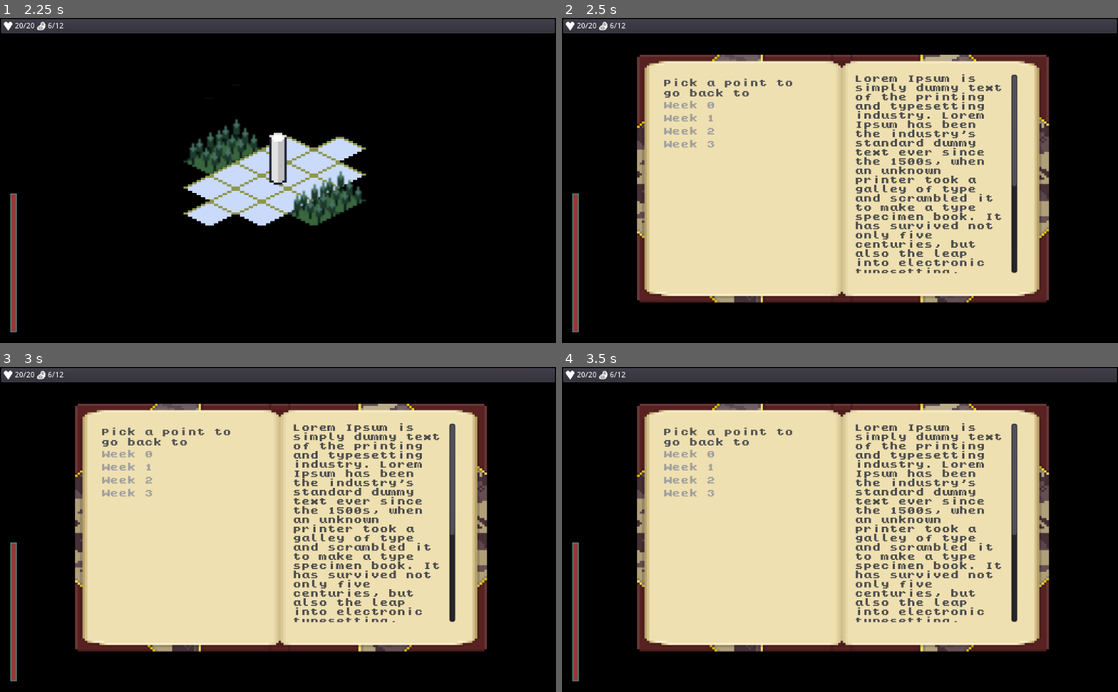
Above: before the commit, frames 1-4 (two rows, left to right).
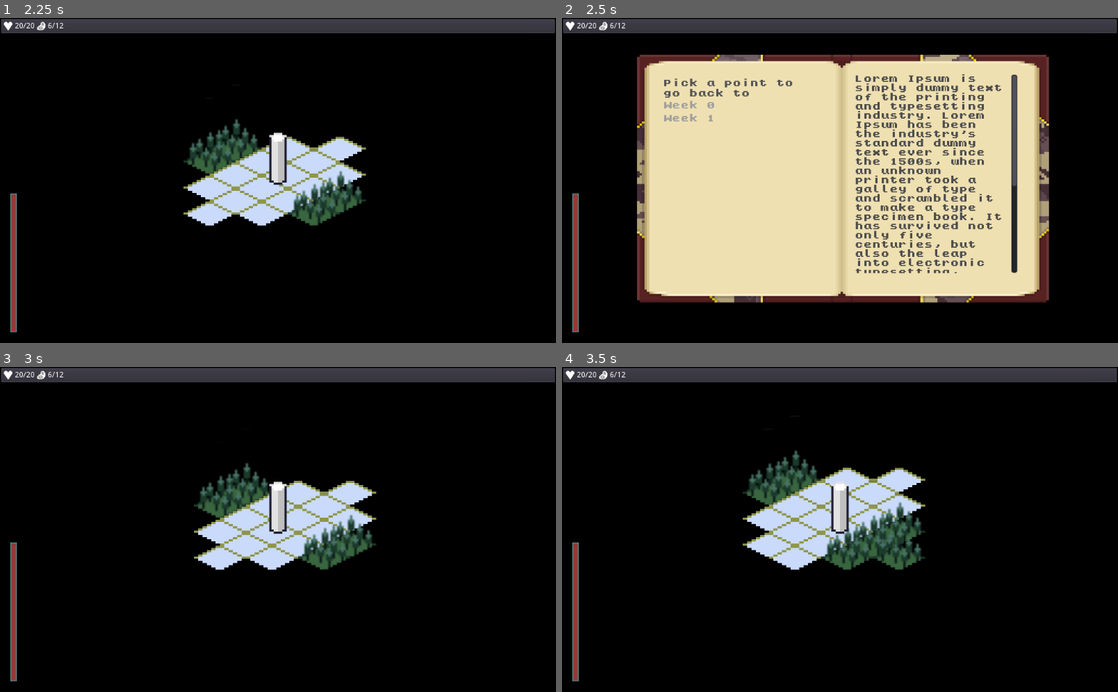
Above: after the commit, the same moments.

Repository: ZeeHatcher/project-forgotten
Game: Godot game, scene res://scenes/start_screen/start_screen.tscn
The game is run twice, just before and just after one commit, with the same random seed, the same clock (stepped at 60 frames per second) and the same inputs.
Inputs (mouse positions are in pixels of both pictures, inside the frame that each line leads up to):
- Up to frame 1 (2.25 s): tap Enter (ui_accept) at 0.5, 0.77, 0.8, 1.07, 2, 2.1 s; move the mouse to (400, 164) at 0.52 s; hold D (move_right) 0.53-1.25 s; tap Tab (journal) at 0.6 s; click (400, 164) at 0.67 s; click "Start" at 1.25 s; move the mouse to (166, 196) at 2.02 s; hold S (move_down) from 2.03 s (still down)
- Up to frame 2 (2.5 s): keep holding S (move_down); tap Enter (ui_accept) at 2.27 s; tap Tab (journal) at 2.3 s
- Up to frame 3 (3 s): tap Enter (ui_accept) at 2.57, 2.75 s; move the mouse to (333, 458) at 2.77 s; release S (move_down) at 2.78 s; hold D (move_right) from 2.78 s (still down); tap Tab (journal) at 2.85 s
- Up to frame 4 (3.5 s): keep holding D (move_right); tap Enter (ui_accept) at 3.05 s

Frame 1 is identical in both runs. In frame 2, 0.2% of the frame differs, in the area x 18-28%, y 33-40%; in frame 3, 56%, in the area x 13-88%, y 11-88%; in frame 4, 56%.

Commit message:
added multiple save system to work with UI

Diff:
--- a/main.tscn
+++ b/main.tscn
@@ -16,6 +16,7 @@
 [ext_resource path="res://temperature_bar.gd" type="Script" id=14]
 [ext_resource path="res://misc/random_event_tiles.gd" type="Script" id=15]
 [ext_resource path="res://resources/terrain_tileset.tres" type="TileSet" id=16]
+[ext_resource path="res://misc/gamesave_service.gd" type="Script" id=17]
 [ext_resource path="res://ui/journal/journal.tscn" type="PackedScene" id=18]
 
 [node name="Main" type="Node2D"]
@@ -125,12 +126,25 @@
 script = ExtResource( 8 )
 final_event_name = "ruins"
 
+[node name="GameSaveService" type="Node" parent="."]
+pause_mode = 2
+script = ExtResource( 17 )
+player = NodePath("../Player")
+top_bar = NodePath("../CanvasLayer/TopBar")
+terrain = NodePath("../Terrain")
+event_tiles = NodePath("../EventTiles")
+event_service = NodePath("../EventService")
+
 [connection signal="unfog_cell" from="." to="WorldFog" method="_on_unfog_cell"]
 [connection signal="event_triggered" from="Terrain" to="EventService" method="start_event"]
 [connection signal="event_triggered" from="EventTiles" to="EventService" method="start_event"]
 [connection signal="moved" from="Player" to="." method="_on_Player_moved"]
 [connection signal="moved" from="Player" to="Terrain" method="trigger_event_at"]
+[connection signal="moved" from="Player" to="GameSaveService" method="_on_Player_moved"]
 [connection signal="temperature_updated" from="Player" to="CanvasLayer/TemperatureBar" method="_on_Player_temperature_updated"]
 [connection signal="choice_selected" from="CanvasLayer/CenterContainer/EventBoard" to="EventService" method="apply_outcome"]
 [connection signal="event_ended" from="CanvasLayer/CenterContainer/EventBoard" to="EventService" method="end_event"]
 [connection signal="event_ended" from="CanvasLayer/CenterContainer/EventBoard" to="GameOverService" method="_on_EventBoard_event_ended"]
+[connection signal="load_game" from="CanvasLayer/Journal" to="GameSaveService" method="_on_Journal_load_game"]
+[connection signal="show_journal" from="GameSaveService" to="CanvasLayer/Journal" method="_on_GameSaveService_show_journal"]
+[connection signal="update_saves" from="GameSaveService" to="CanvasLayer/Journal" method="_on_GameSaveService_update_saves"]
--- /dev/null
+++ b/misc/gamesave_service.gd
@@ -0,0 +1,102 @@
+extends Node
+
+
+signal show_journal()
+signal update_saves(save_count)
+
+var _save
+var save_index := 0
+var tiles_moved := 0
+
+export(int) var save_after_tiles_moved := 1
+
+export(NodePath) var player
+export(NodePath) var top_bar
+export(NodePath) var terrain
+export(NodePath) var event_tiles
+export(NodePath) var event_service
+
+onready var _player = get_node(player)
+onready var _terrain = get_node(terrain)
+onready var _top_bar = get_node(top_bar)
+onready var _event_tiles = get_node(event_tiles)
+onready var _event_service = get_node(event_service)
+
+
+func _process(delta):
+	if Input.is_action_just_pressed("journal"):
+		emit_signal("show_journal")
+
+
+func save_game():
+	_save = SaveGame.new()
+	_save.player_position = _player.target_position
+	_save.player_health = _player.health.value
+	_save.player_food = _player.food.value
+	_save.player_temperature = _player.temperature.value
+	_save.inventory_items = _player.inventory.get_all()
+
+	_save.terrain = get_tilemap_data(_terrain)
+	_save.event_tiles = get_tilemap_data(_event_tiles)
+
+	_save.event_flags = _event_service._flags
+	_save.event_completed = _event_service._completed
+
+	_save.write_savegame(save_index)
+	save_index += 1
+
+	emit_signal("update_saves", get_save_count())
+
+
+func load_game(index):
+	save_index = index + 1
+	_save = SaveGame.load_savegame(index)
+	if not _save:
+		return
+
+	_player.global_position = _save.player_position
+	_player.target_position = _save.player_position
+	_player.health.value = _save.player_health
+	_player.food.value = _save.player_food
+	_player.temperature.value = _save.player_temperature
+	_player.inventory._items = _save.inventory_items
+	_player.cancel_movement()
+
+	_top_bar.player_health.value  = _save.player_health
+	_top_bar.player_food.value = _save.player_food
+
+	for tile in _save.terrain:
+		_terrain.set_cellv(tile, _save.terrain[tile])
+	for tile in _save.event_tiles:
+		_event_tiles.set_cellv(tile, _save.event_tiles[tile])
+
+	_event_service._flags = _save.event_flags
+	_event_service._completed = _save.event_completed
+
+	emit_signal("update_saves", get_save_count())
+
+
+func get_tilemap_data(tilemap) -> Dictionary:
+	var tilemap_data = {}
+
+	var used_cells = tilemap.get_used_cells()
+	for cell in used_cells:
+		var tile = tilemap.get_cellv(cell)
+		tilemap_data[cell] = tile
+
+	return tilemap_data
+
+
+func get_save_count() -> int:
+	return save_index
+
+
+func _on_Journal_load_game(index):
+	load_game(index)
+
+
+func _on_Player_moved(new_pos):
+	tiles_moved += 1
+	if tiles_moved >= save_after_tiles_moved:
+		tiles_moved = 0
+		save_game()
--- a/resources/save_game.gd
+++ b/resources/save_game.gd
@@ -19,17 +19,17 @@
 
 
 # For a safe alternative, see the function write/load_as_json() below.
-func write_savegame() -> void:
-	ResourceSaver.save(get_save_path(), self)
+func write_savegame(index: int) -> void:
+	ResourceSaver.save(get_save_path(index), self)
 
 
-static func save_exists() -> bool:
-	return ResourceLoader.exists(get_save_path())
+static func save_exists(index: int) -> bool:
+	return ResourceLoader.exists(get_save_path(index))
 
 
-static func load_savegame() -> Resource:
+static func load_savegame(index: int) -> Resource:
 	print_debug("loading save")
-	var save_path := get_save_path()
+	var save_path := get_save_path(index)
 	if ResourceLoader.has_cached(save_path):
 		# Once the resource caching bug is fixed, you will only need this line of code to load the save game.
 		print_debug("loading from cache")
@@ -67,6 +67,6 @@
 	return "user://temp_file_" + str(randi()) + ".tres"
 
 
-static func get_save_path() -> String:
+static func get_save_path(index: int) -> String:
 	var extension := ".tres" if OS.is_debug_build() else ".res"
-	return SAVE_GAME_BASE_PATH + extension
+	return SAVE_GAME_BASE_PATH + str(index) + extension
--- a/test.gd
+++ b/test.gd
@@ -11,11 +11,12 @@
 onready var _terrain := $Terrain
 onready var _event_tiles := $EventTiles
 onready var _event_service := $EventService
-onready var _journal := $CanvasLayer/Journal
-
+onready var _gamesave_service := $GameSaveService
 
 func _ready():
 	unfog_tilemap(_player.global_position, 3)
+	_gamesave_service.save_game()
+
 
 
 func _on_EventTiles_event_triggered(event_name: String):
@@ -38,66 +39,3 @@
 
 func _on_Player_dead():
 	pass # Replace with function body.
-
-
-func _process(delta):
-	if Input.is_action_just_pressed("ui_accept"):
-		save_game()
-	if Input.is_action_just_pressed("ui_cancel"):
-		load_game()
-	if Input.is_action_just_pressed("journal"):
-		_journal.show()
-
-
-func get_tilemap_data(tilemap) -> Dictionary:
-	var tilemap_data = {}
-
-	var used_cells = tilemap.get_used_cells()
-	for cell in used_cells:
-		var tile = tilemap.get_cellv(cell)
-		tilemap_data[cell] = tile
-
-	return tilemap_data
-
-
-func save_game():
-	_save = SaveGame.new()
-	_save.player_position = _player.target_position
-	print(_player.health.value)
-	_save.player_health = _player.health.value
-	_save.player_food = _player.food.value
-	_save.player_temperature = _player.temperature.value
-	_save.inventory_items = _player.inventory.get_all()
-
-	_save.terrain = get_tilemap_data(_terrain)
-	_save.event_tiles = get_tilemap_data(_event_tiles)
-
-	_save.event_flags = _event_service._flags
-	_save.event_completed = _event_service._completed
-
-	_save.write_savegame()
-
-
-func load_game():
-	_save = SaveGame.load_savegame()
-	if not _save:
-		return
-
-	_player.global_position = _save.player_position
-	_player.target_position = _save.player_position
-	_player.health.value = _save.player_health
-	_player.food.value = _save.player_food
-	_player.temperature.value = _save.player_temperature
-	_player.inventory._items = _save.inventory_items
-	_player.cancel_movement()
-
-	_top_bar.player_health.value  = _save.player_health
-	_top_bar.player_food.value = _save.player_food
-
-	for tile in _save.terrain:
-		_terrain.set_cellv(tile, _save.terrain[tile])
-	for tile in _save.event_tiles:
-		_event_tiles.set_cellv(tile, _save.event_tiles[tile])
-
-	_event_service._flags = _save.event_flags
-	_event_service._completed = _save.event_completed
--- a/ui/journal/journal.gd
+++ b/ui/journal/journal.gd
@@ -1,9 +1,18 @@
 extends TextureRect
 
 
+signal load_game(index)
+
+onready var _item_list := $LeftPage/ItemList
+
+
+func _ready():
+	_item_list.clear()
+
+
 func show() -> void:
-	visible = true
-	get_tree().paused = true
+	visible = !visible
+	get_tree().paused = visible
 
 
 func _load_save(index: int) -> void:
@@ -18,3 +27,14 @@
 func _on_ItemList_item_activated(index):
 	print_debug("loading " + str(index))
 	_load_save(index)
+	emit_signal("load_game", index)
+
+
+func _on_GameSaveService_update_saves(save_count):
+	_item_list.clear()
+	for i in range(save_count):
+		_item_list.add_item("Week " + str(i))
+
+
+func _on_GameSaveService_show_journal():
+	show()
--- a/ui/journal/journal.tscn
+++ b/ui/journal/journal.tscn
@@ -19,7 +19,7 @@
 margin_right = 458.0
 margin_bottom = 486.0
 
-[node name="Label4" type="Label" parent="LeftPage"]
+[node name="Label" type="Label" parent="LeftPage"]
 margin_right = 272.0
 margin_bottom = 35.0
 custom_colors/font_color = Color( 0.337255, 0.337255, 0.337255, 1 )
Not shown: 1 places in main.tscn that only renumber resources
